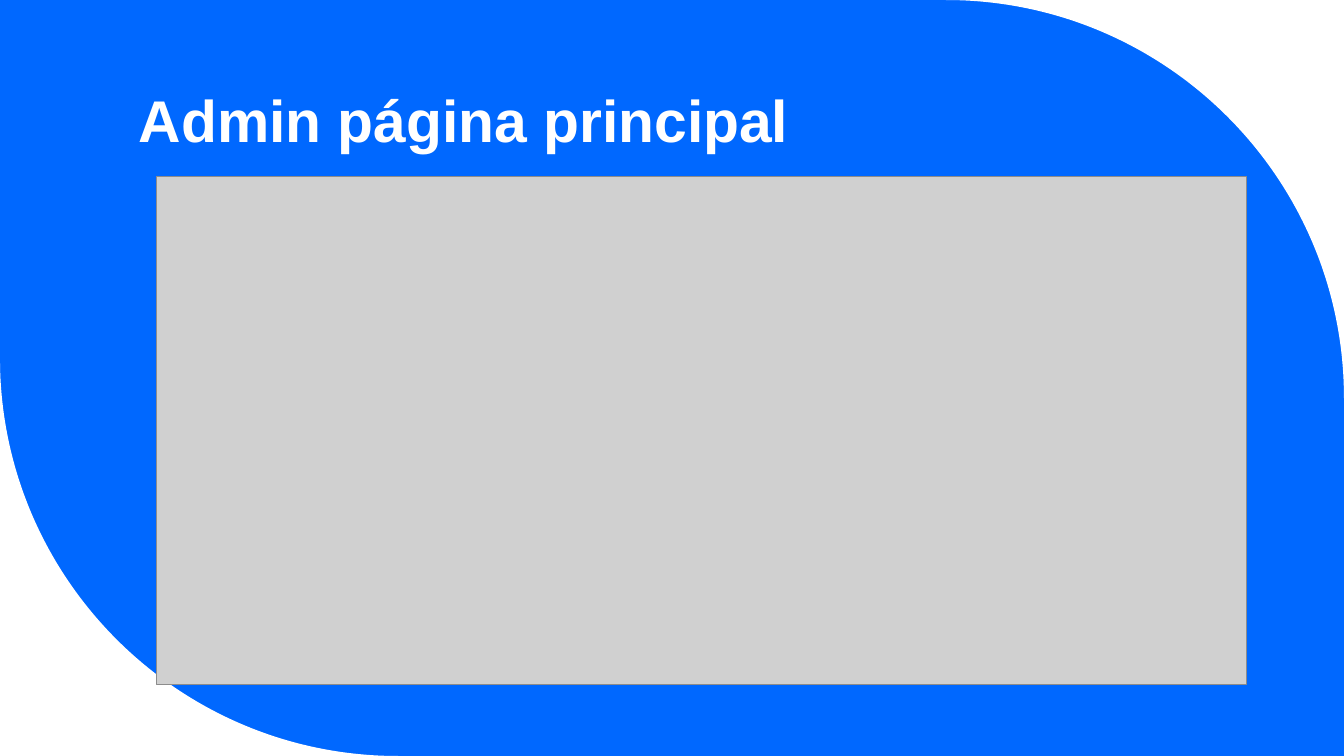
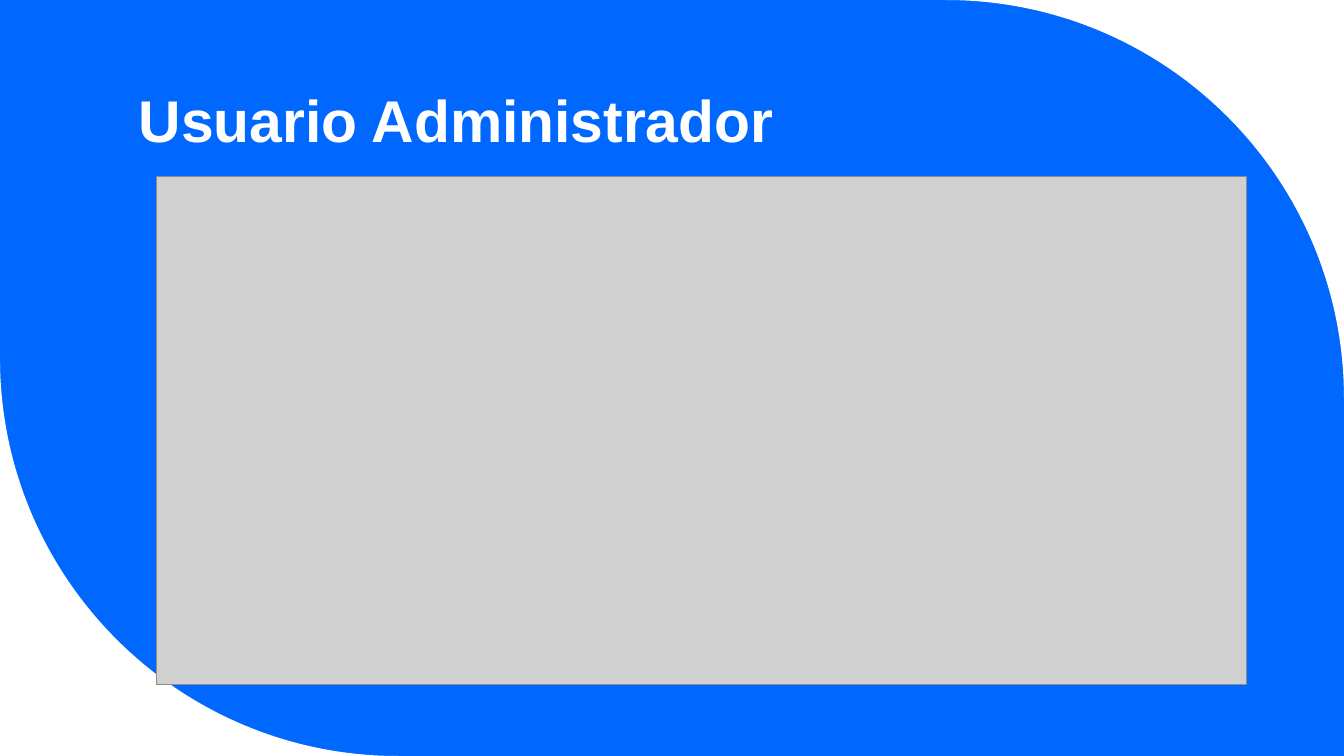
Before and after one commit to sleepyrazor/hotel-booking, a slide deck: slide 8 of Documentación/Book-IT-ing presentacion.pptx. Drawn at 1344x756 pixels with LibreOffice and Linux fonts; fonts in the diff are those of the drawing; grey boxes stand for pictures. Boxes give left, top, right and bottom in pixels: in the first picture for what was removed or moved away, otherwise in the second. Text is boxed around its words. In the diff, an @@ line names an element or a change of style, - is before the commit and + after.

```diff
--- a/Documentación/Book-IT-ing presentacion.pptx
+++ b/Documentación/Book-IT-ing presentacion.pptx
@@ title at (139, 99, 774, 143): text changed @@
-Admin página principal
+Usuario Administrador
```
Also in this commit, not shown: 7 other slides changed, 3 other files.
